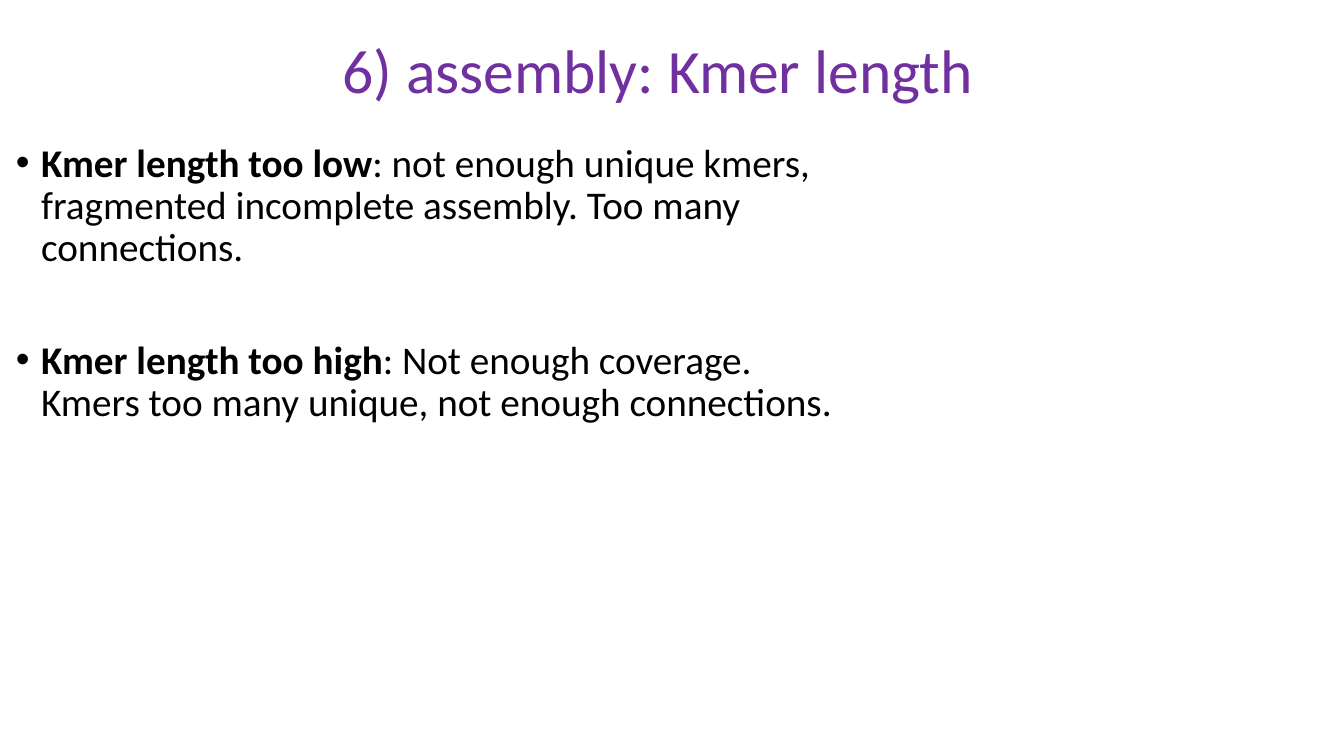
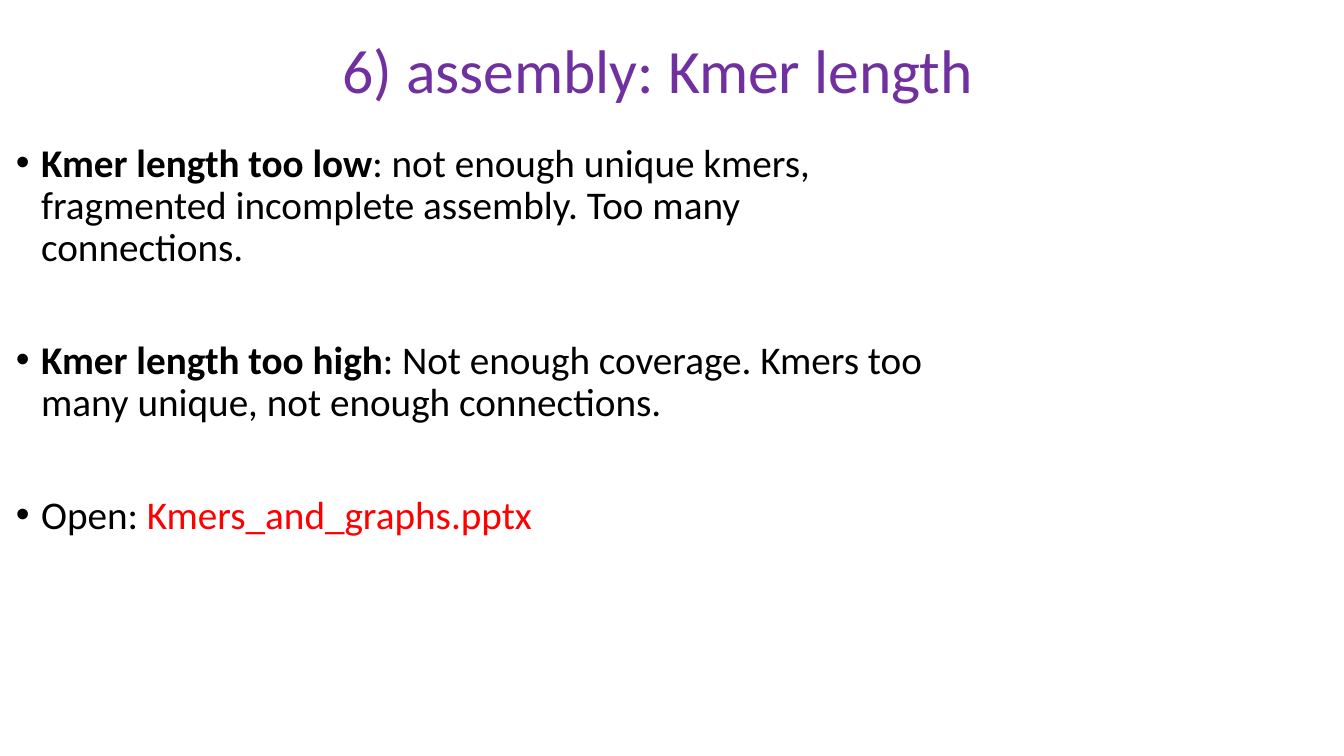
Before and after one commit to peterthorpe5/Msc_Digital_Health, a slide deck: slide 20 of powerpoint/6_assembly.pptx. Drawn at 1344x756 pixels with LibreOffice and Linux fonts; fonts in the diff are those of the drawing. Boxes give left, top, right and bottom in pixels: in the first picture for what was removed or moved away, otherwise in the second. Text is boxed around its words. In the diff, an @@ line names an element or a change of style, - is before the commit and + after.

Commit message:
final

```diff
--- a/powerpoint/6_assembly.pptx
+++ b/powerpoint/6_assembly.pptx
@@ text at <box>41,501,532,536</box>: paragraph added @@
+• Open: Kmers_and_graphs.pptx
```
